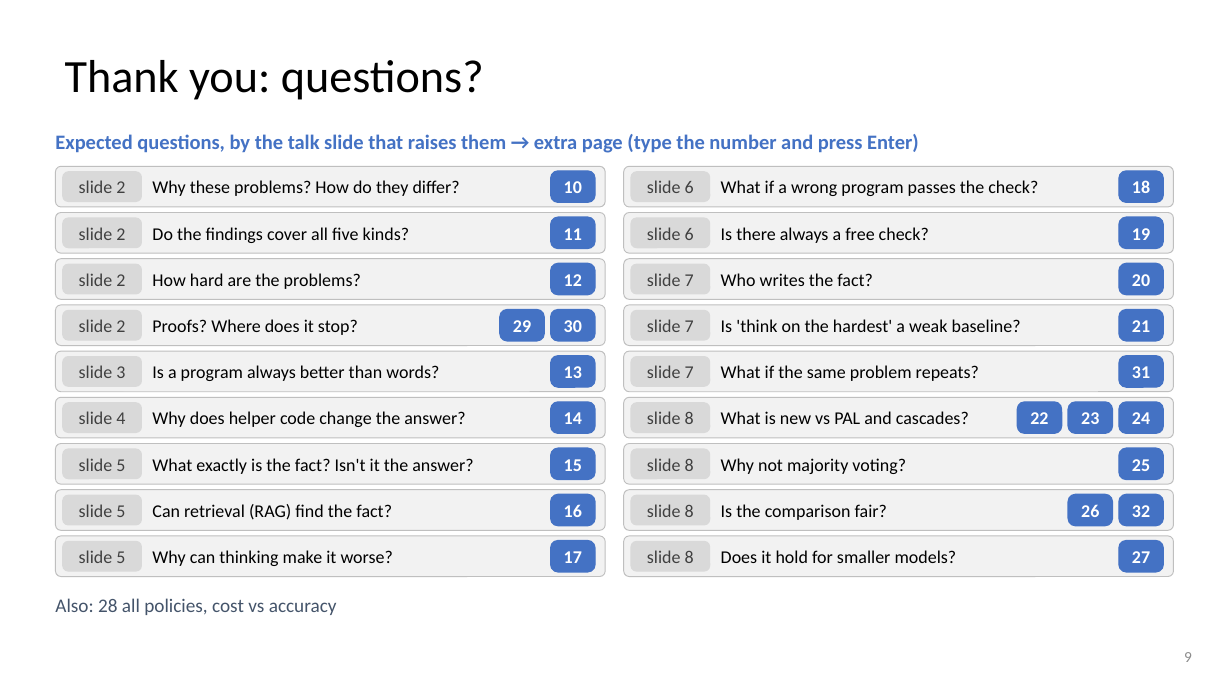
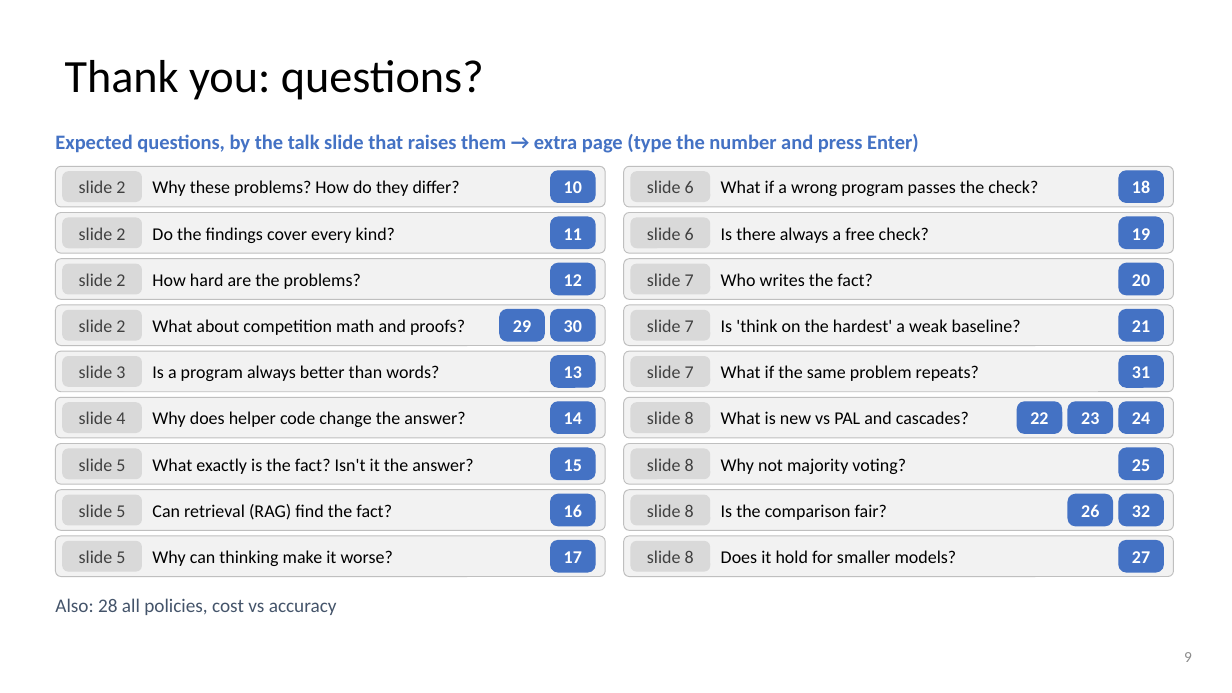
Before and after one commit to dlwns147/CSED490E_Project_Team5, a slide deck: slide 9 of Proposal_Team5.pptx. Drawn at 1232x693 pixels with LibreOffice and Linux fonts; fonts in the diff are those of the drawing. Boxes give left, top, right and bottom in pixels: in the first picture for what was removed or moved away, otherwise in the second. Text is boxed around its words. In the diff, an @@ line names an element or a change of style, - is before the commit and + after.

```diff
--- a/Proposal_Team5.pptx
+++ b/Proposal_Team5.pptx
@@ text at (152, 227, 395, 243): text changed @@
-Do the findings cover all five kinds?
+Do the findings cover every kind?
@@ text at (152, 319, 465, 335): text changed @@
-Proofs? Where does it stop?
+What about competition math and proofs?
```
Also in this commit, not shown: 5 other slides changed, 3 other files.
